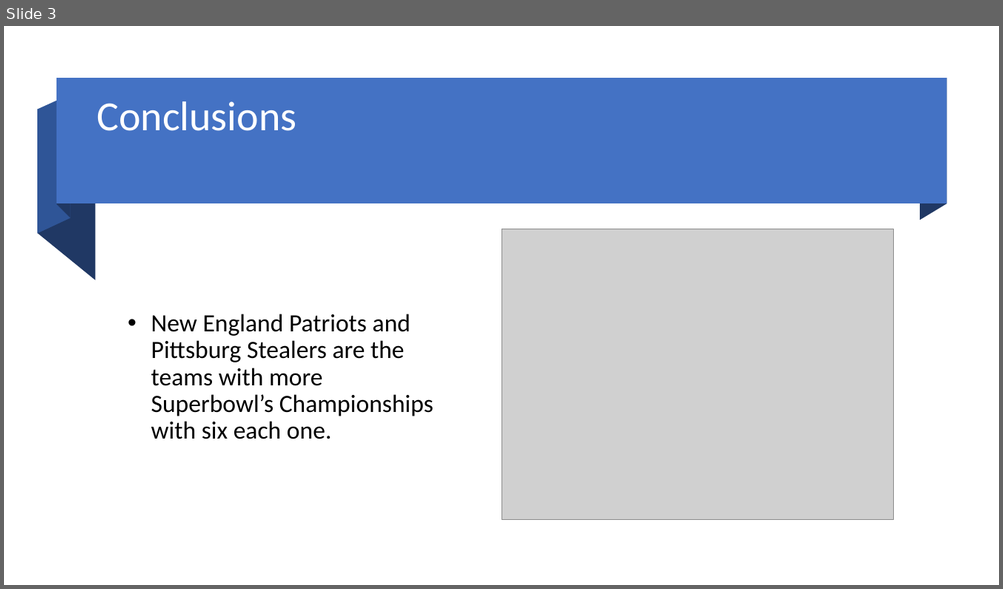
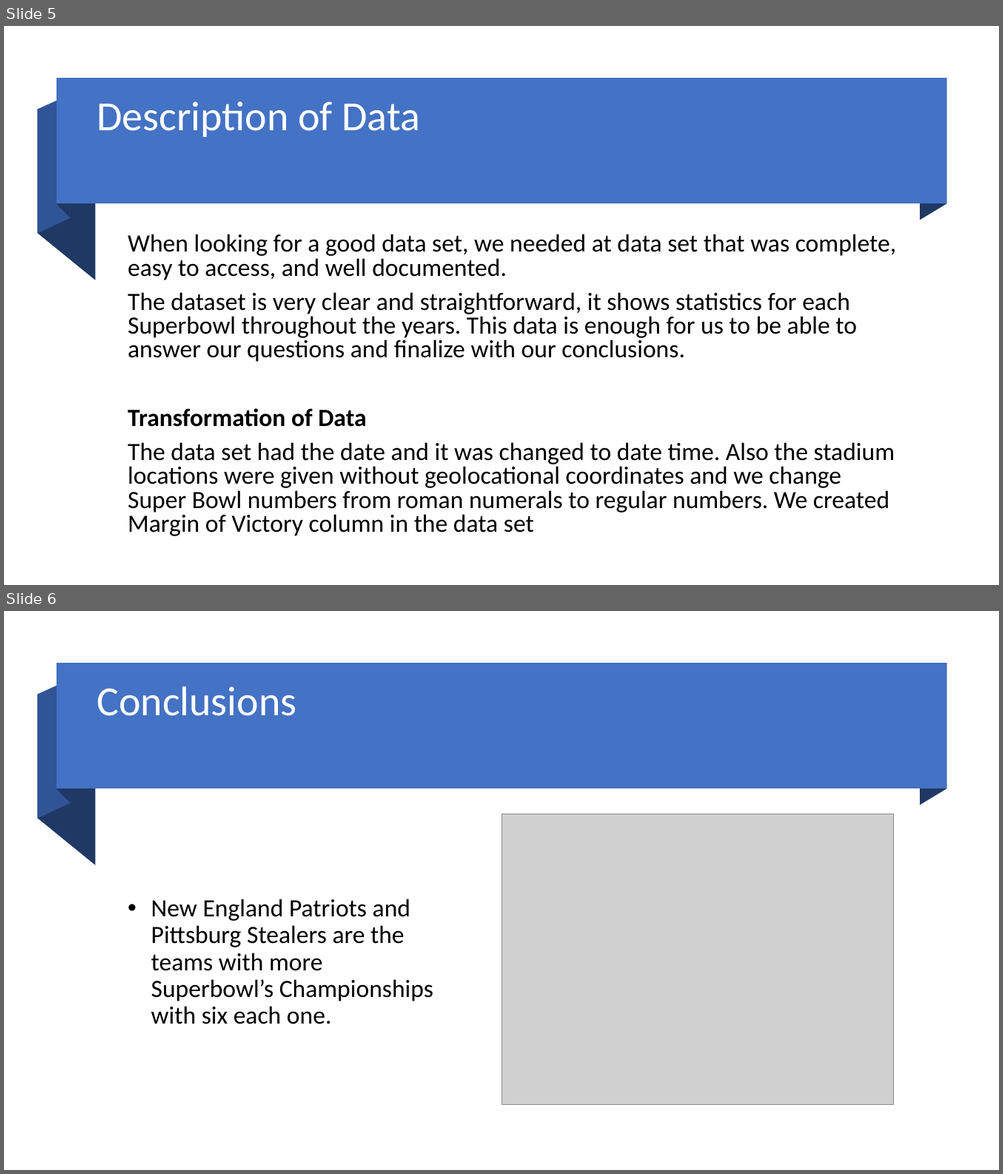
Before and after one commit to IILuisII/Project-1, a slide deck: Presentation draft.pptx. Shown one above the other, each under a label of ours: slide 3 before the commit, slides 5 and 6 after it. The pictures are 1003x589 and 1003x1174 pixels, drawn with LibreOffice and Linux fonts; fonts in the diff are those of the drawing; grey boxes stand for pictures. Boxes give left, top, right and bottom in pixels: in the first picture for what was removed or moved away, otherwise in the second. Text is boxed around its words. In the diff, an @@ line names an element or a change of style, - is before the commit and + after.

```diff
--- a/Presentation draft.pptx
+++ b/Presentation draft.pptx
@@ slide 5 added at (4,26,999,585), background #FFFFFF @@
@@ group added at (37,79,946,281): 4 freeform shapes, 1 rectangle @@
@@ title added at (97,101,420,137), 40 pt, text #FFFFFF @@
+Description of Data
@@ text added at (128,234,896,537), 24 pt, text #000000 @@
+When looking for a good data set, we needed at data set that was complete, easy to access, and well documented.
+The dataset is very clear and straightforward, it shows statistics for each Superbowl throughout the years. This data is enough for us to be able to answer our questions and finalize with our conclusions.
+Transformation of Data
+The data set had the date and it was changed to date time. Also the stadium locations were given without geolocational coordinates and we change Super Bowl numbers from roman numerals to regular numbers. We created Margin of Victory column in the data set
@@ what was slide 3 is now slide 6 @@
```
Also in this commit, not shown: 2 slides changed, 2 other slides added.
